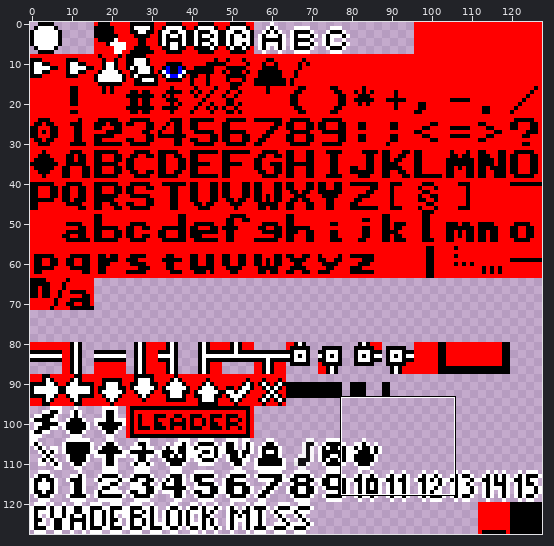
Edited in one commit: sprite sheet (resources/sprites/charset.png). The first picture is a wide view before the edit; the outline marks the close-up.
Close-up. First the earlier version:
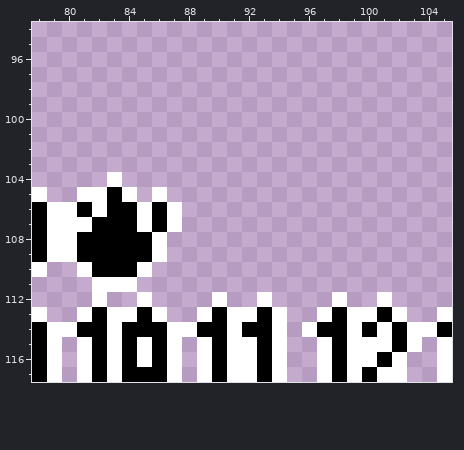
The file is 128x128 pixels. Shown: x 78..105, y 94..117.
And afterwards:
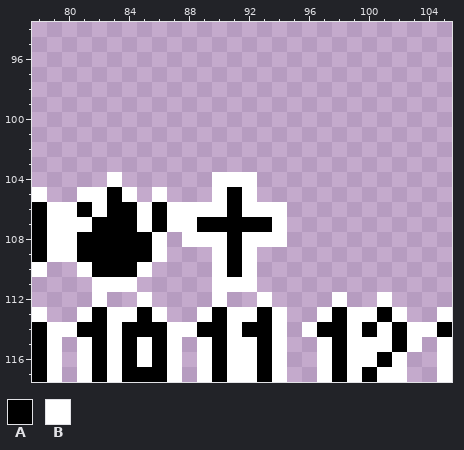
Palette (. is transparent): A #000000  B #ffffff
What changed:
Changed rows in their new state; - is an unchanged pixel.
first column x 88:
104 --BBB--
105 --BAB--
106 BBBABBB
107 BAAAAAB
108 BBBABBB
109 --BAB--
110 --BAB--
111 --BBB--
Pixel boxes of the changes (left, top, right, bottom) in both close-ups:
added: (182, 172, 287, 292)
